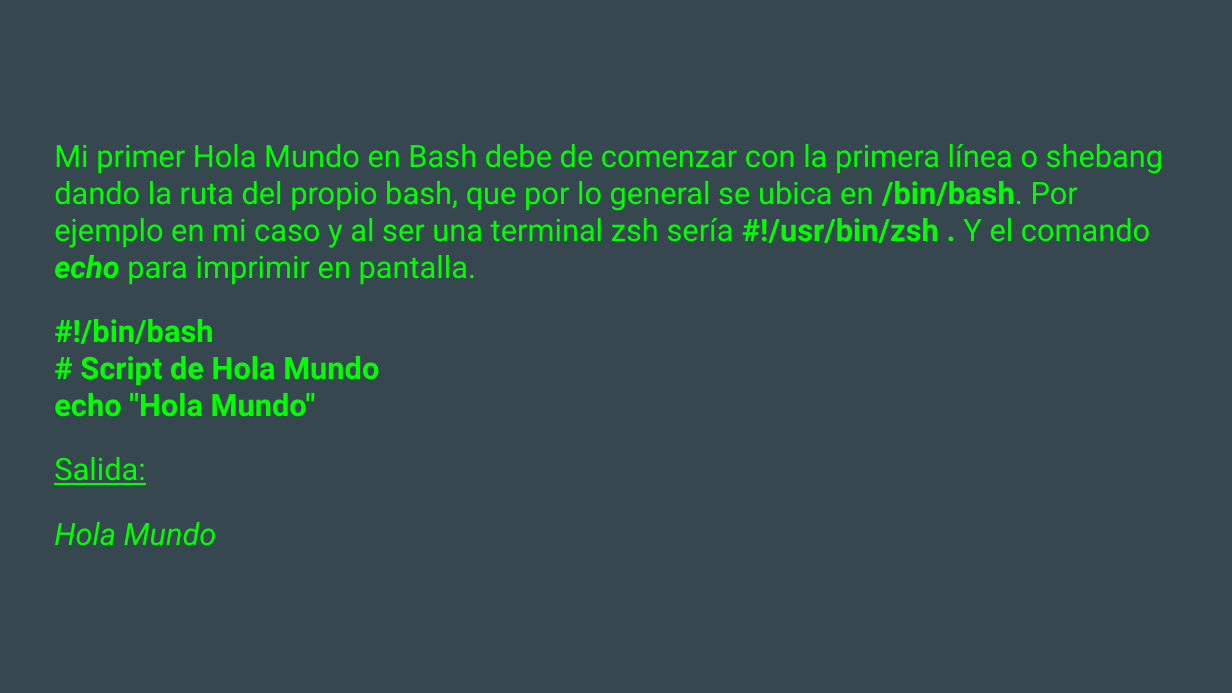
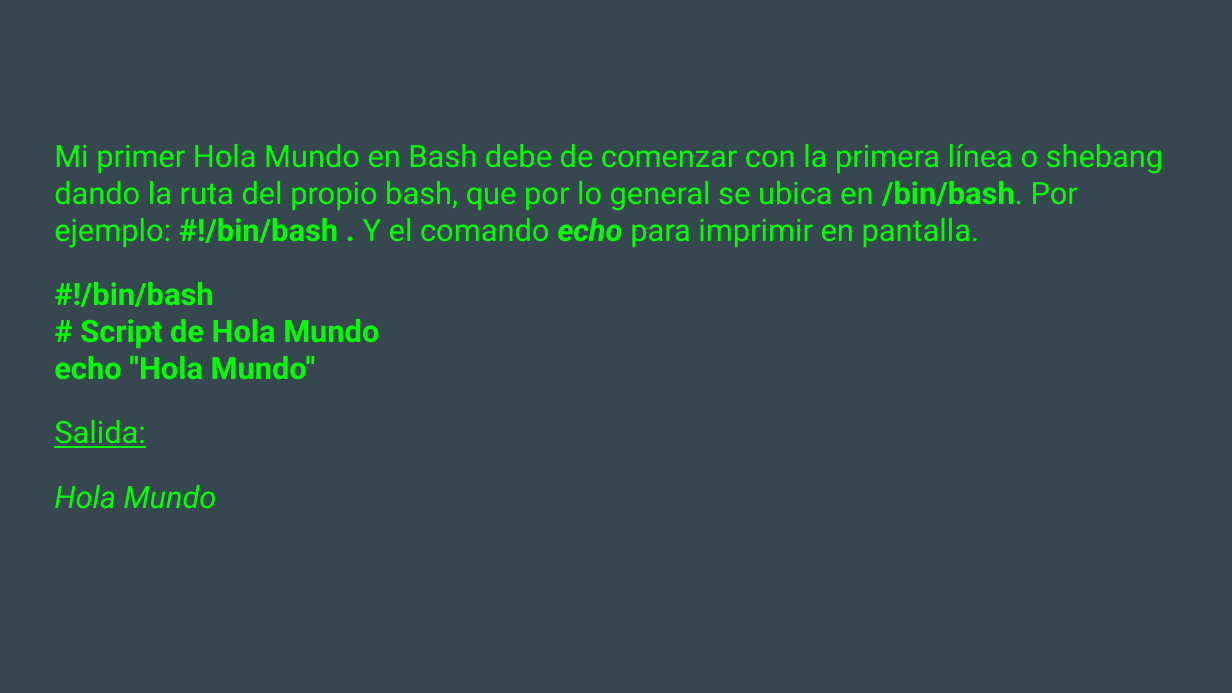
Before and after one commit to Makova/Intro_Bash, a slide deck: slide 7 of TRANSPARENCIAS/Introducción a BASH Linux.odp (slide 4 before the commit). Drawn at 1232x693 pixels with LibreOffice and Linux fonts; fonts in the diff are those of the drawing. Boxes give left, top, right and bottom in pixels: in the first picture for what was removed or moved away, otherwise in the second. Text is boxed around its words. In the diff, an @@ line names an element or a change of style, - is before the commit and + after.

```diff
--- a/TRANSPARENCIAS/Introducción a BASH Linux.odp
+++ b/TRANSPARENCIAS/Introducción a BASH Linux.odp
@@ text at (54,144,1163,248): text changed @@
-Mi primer Hola Mundo en Bash debe de comenzar con la primera línea o shebang dando la ruta del propio bash, que por lo general se ubica en /bin/bash. Por ejemplo en mi caso y al ser una terminal zsh sería #!/usr/bin/zsh . Y el comando echo para imprimir en pantalla.
+Mi primer Hola Mundo en Bash debe de comenzar con la primera línea o shebang dando la ruta del propio bash, que por lo general se ubica en /bin/bash. Por ejemplo: #!/bin/bash . Y el comando echo para imprimir en pantalla.
```
Also in this commit, not shown: 2 other slides changed, 5 slides added, 1 slide removed, 1 other file.
